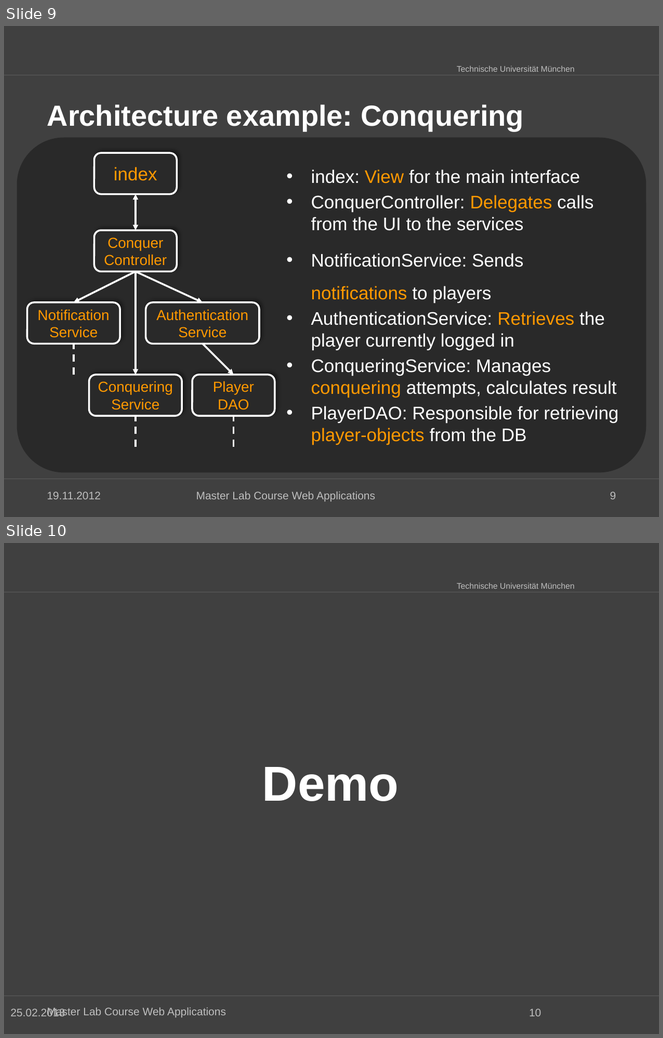
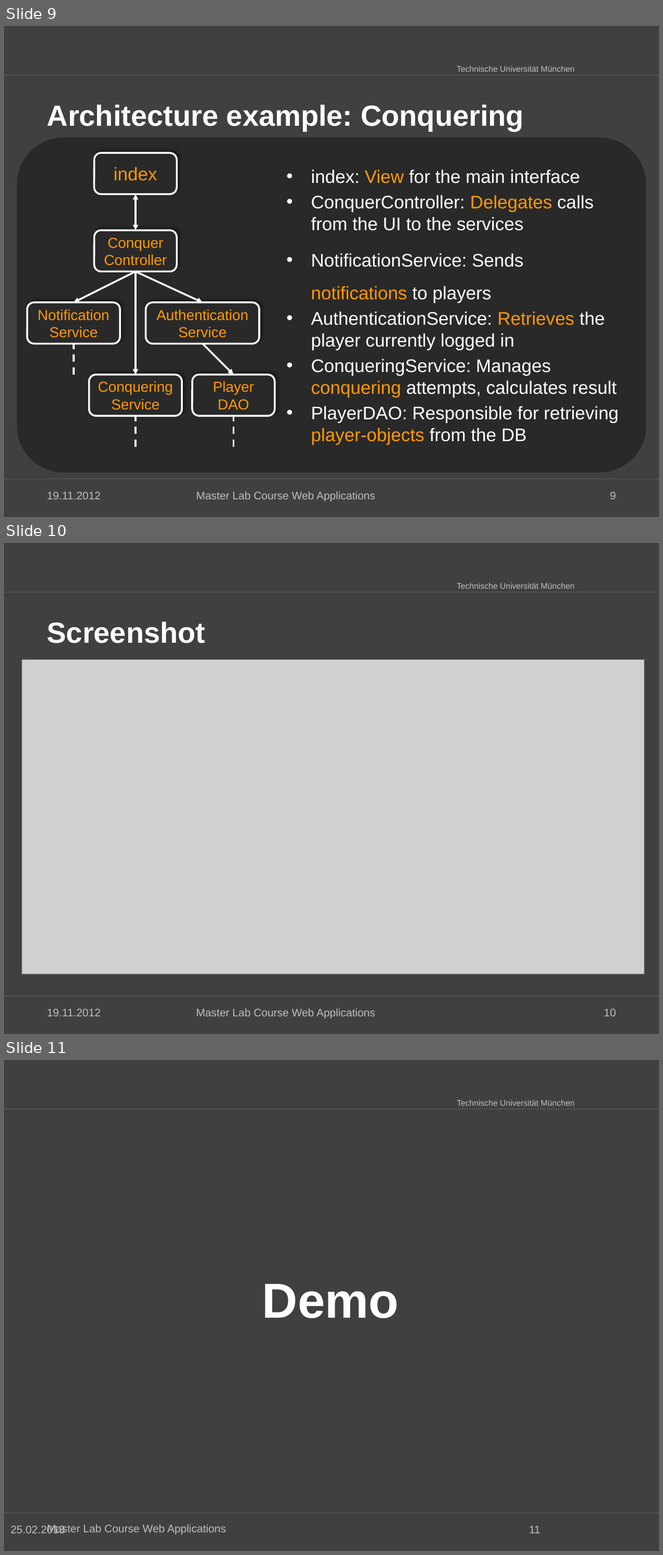
Before and after one commit to kneczaj/pi-puppids, a slide deck: docs/group4_Final_Presentation.pptx. Shown one above the other, each under a label of ours: slides 9 and 10 before the commit, slides 9, 10 and 11 after it. The pictures are 663x1038 and 663x1555 pixels, drawn with LibreOffice and Linux fonts; fonts in the diff are those of the drawing; grey boxes stand for pictures; background and template pictures are left out. Boxes give left, top, right and bottom in pixels: in the first picture for what was removed or moved away, otherwise in the second. Text is boxed around its words. In the diff, an @@ line names an element or a change of style, - is before the commit and + after.

Commit message:
added screenshot

```diff
--- a/docs/group4_Final_Presentation.pptx
+++ b/docs/group4_Final_Presentation.pptx
@@ slide 10 added at (x1=4, y1=543, x2=659, y2=1034), background #404040; not listed: 3 template elements that a slide beside it also shows @@
@@ title added at (x1=47, y1=622, x2=206, y2=643), 32 pt, text #FFFFFF, bold @@
+Screenshot
@@ picture added at (x1=22, y1=659, x2=645, y2=974) @@
@@ text added at (x1=47, y1=1009, x2=101, y2=1017), 12 pt, text #BFBFBF @@
+19.11.2012
@@ text added at (x1=196, y1=1009, x2=375, y2=1019), 12 pt, text #BFBFBF @@
+Master Lab Course Web Applications
@@ page number added at (x1=604, y1=1009, x2=616, y2=1017), 12 pt, text #BFBFBF @@
+10
@@ what was slide 10 is now slide 11 @@
@@ page number at (x1=529, y1=1526, x2=541, y2=1534): text changed @@
-10
+11
```
Also in this commit, not shown: 2 other files.
